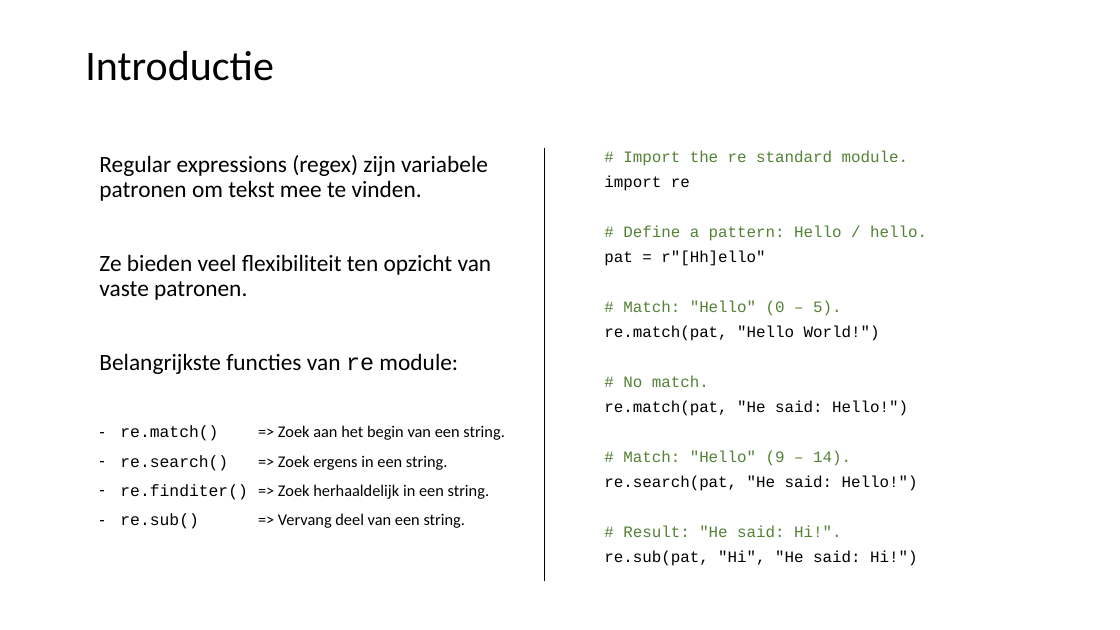
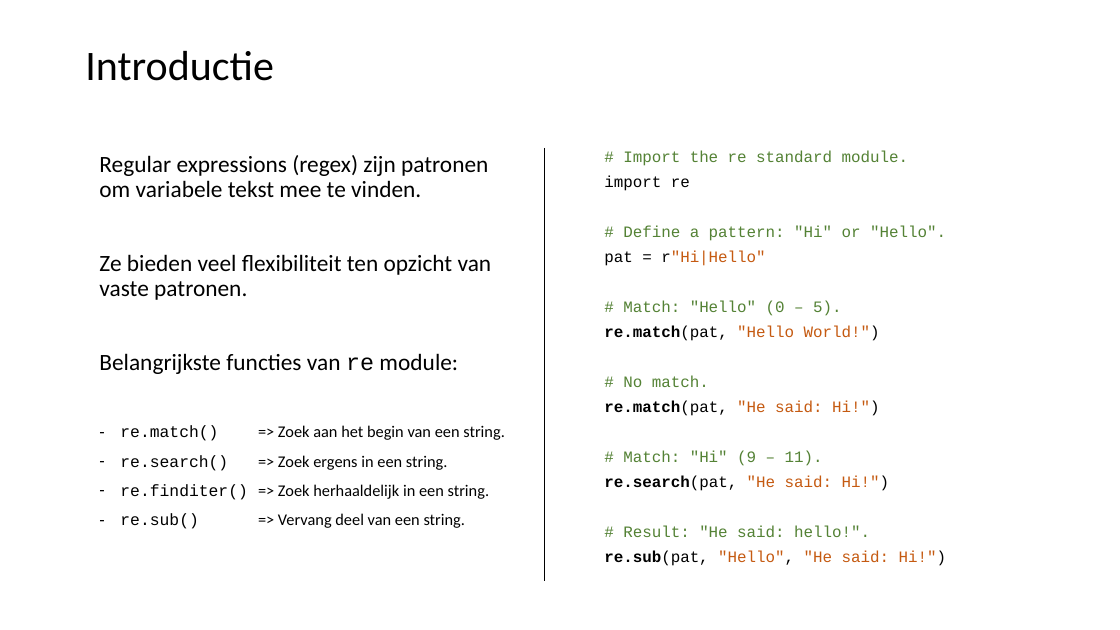
Before and after one commit to LFKoning/knowledge-sharing, a slide deck: slide 17 of python_trainees/5_nlp/python_traineeship_5.pptx (slide 22 before the commit). Drawn at 1120x630 pixels with LibreOffice and Linux fonts; fonts in the diff are those of the drawing. Boxes give left, top, right and bottom in pixels: in the first picture for what was removed or moved away, otherwise in the second. Text is boxed around its words. In the diff, an @@ line names an element or a change of style, - is before the commit and + after.

```diff
--- a/python_trainees/5_nlp/python_traineeship_5.pptx
+++ b/python_trainees/5_nlp/python_traineeship_5.pptx
@@ text at <box>99,155,488,197</box>: text changed @@
-Regular expressions (regex) zijn variabele patronen om tekst mee te vinden.
+Regular expressions (regex) zijn patronen om variabele tekst mee te vinden.
@@ text at <box>604,225,946,266</box>: text changed @@
-# Define a pattern: Hello / hello.
-pat = r"[Hh]ello"
+# Define a pattern: "Hi" or "Hello".
+pat = r"Hi|Hello"
@@ text at <box>604,325,880,341</box>: text colour #000000 to #C55A11 in ""Hello World!")"; bold on in "re.match(pat," @@
@@ text at <box>604,400,947,566</box>: text changed; text colour #000000 to #C55A11 @@
-re.match(pat, "He said: Hello!")
-# Match: "Hello" (9 – 14).
-re.search(pat, "He said: Hello!")
-# Result: "He said: Hi!".
-re.sub(pat, "Hi", "He said: Hi!")
+re.match(pat, "He said: Hi!")
+# Match: "Hi" (9 – 11).
+re.search(pat, "He said: Hi!")
+# Result: "He said: hello!".
+re.sub(pat, "Hello", "He said: Hi!")
```
Also in this commit, not shown: 18 other slides changed, 2 slides removed, 1 other file.
